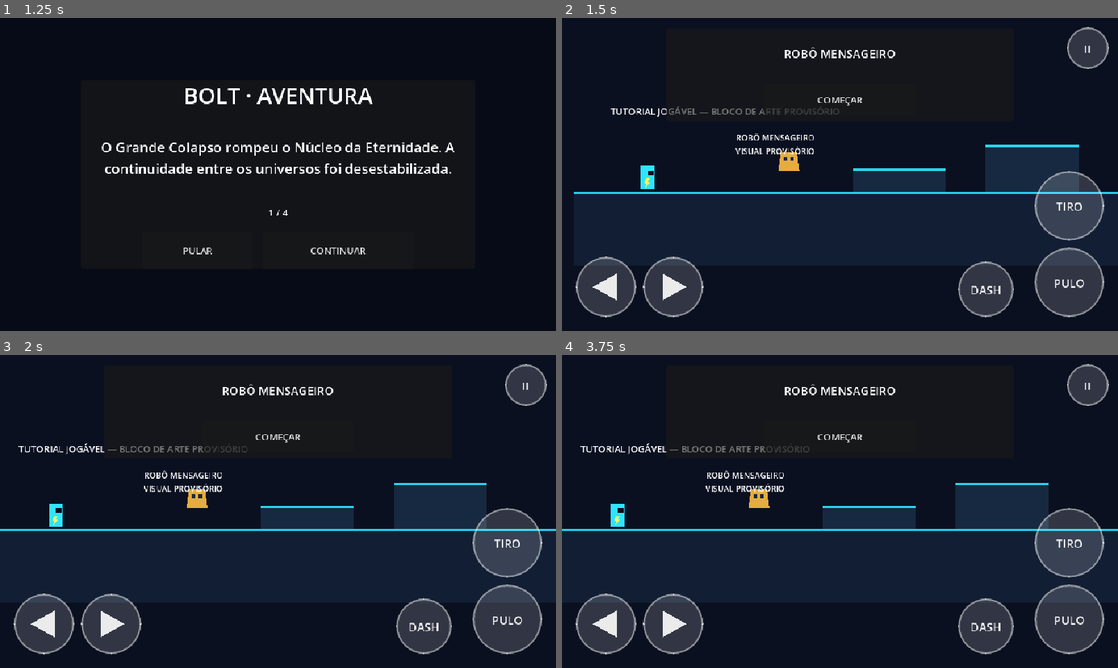
Above: before the commit, frames 1-4 (two rows, left to right).
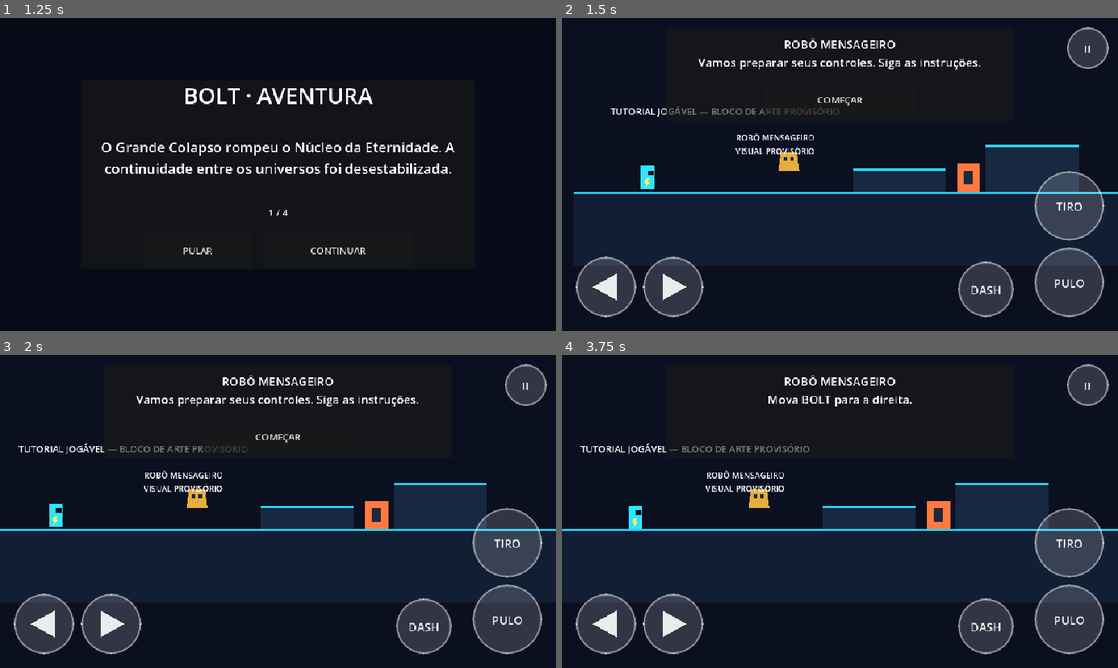
Above: after the commit, the same moments.

Repository: jyanzy19-yml/new-bolt-aventura
Game: Godot game, scene res://scenes/boot/boot.tscn
Two runs of this game, one before a commit and one after it. Both use one fixed random seed, a clock stepped at 60 frames per second and the inputs below.
Inputs (mouse positions are in pixels of both pictures, inside the frame that each line leads up to):
- Up to frame 1 (1.25 s): click "NOVA JORNADA" at 0.5 s
- Up to frame 2 (1.5 s): click "PULAR" at 1.25 s
- Up to frame 3 (2 s): no input
- Up to frame 4 (3.75 s): click "COMEÇAR" at 2 s; click (840, 436) at 2.75 s, where only the run before the commit has a clickable "COMEÇAR"; tap Enter at 3.5 s; move the mouse to (962, 495) at 3.52 s; hold D (move_right) from 3.53 s (still down); tap J (attack) at 3.6 s; click (962, 495) at 3.67 s

Frame 1 is identical in both runs. In frame 2, 1.5% of the frame differs, in the area x 24-76%, y 6-56%; in frame 3, 1.5%; in frame 4, 1.7%, in the area x 8-70%, y 6-56%.
Error before the commit: Invalid access to property or key 'defeated' on a base object of type 'null instance'. (res://scripts/tutorial/tutorial.gd:35)

Commit message:
feat: add chrono pistol training target to tutorial

Diff:
--- a/scenes/tutorial/tutorial.tscn
+++ b/scenes/tutorial/tutorial.tscn
@@ -1,9 +1,10 @@
-[gd_scene load_steps=6 format=3]
+[gd_scene load_steps=7 format=3]
 
 [ext_resource type="Script" path="res://scripts/tutorial/tutorial.gd" id="1_tutorial"]
 [ext_resource type="PackedScene" path="res://scenes/world/platform_block.tscn" id="2_block"]
 [ext_resource type="PackedScene" path="res://scenes/player/bolt.tscn" id="3_player"]
 [ext_resource type="PackedScene" path="res://scenes/ui/hud.tscn" id="4_hud"]
+[ext_resource type="PackedScene" path="res://scenes/combat/training_target.tscn" id="5_target"]
 
 [sub_resource type="RectangleShape2D" id="KillShape"]
 size = Vector2(2200, 160)
@@ -38,6 +39,10 @@
 
 [node name="Hud" parent="." instance=ExtResource("4_hud")]
 unique_name_in_owner = true
+
+[node name="TrainingTarget" parent="." instance=ExtResource("5_target")]
+unique_name_in_owner = true
+position = Vector2(650, -24)
 
 [node name="Messenger" type="Node2D" parent="."]
 unique_name_in_owner = true
